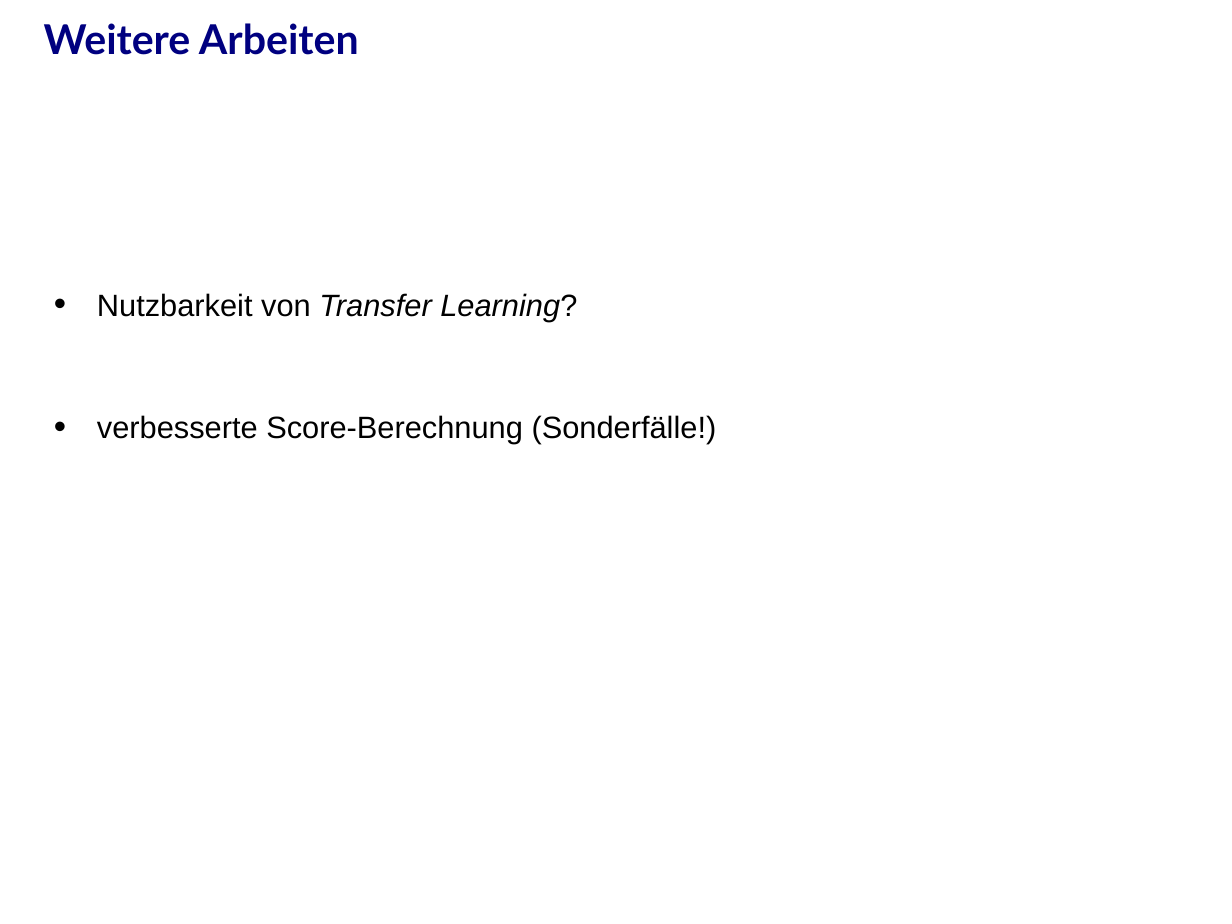
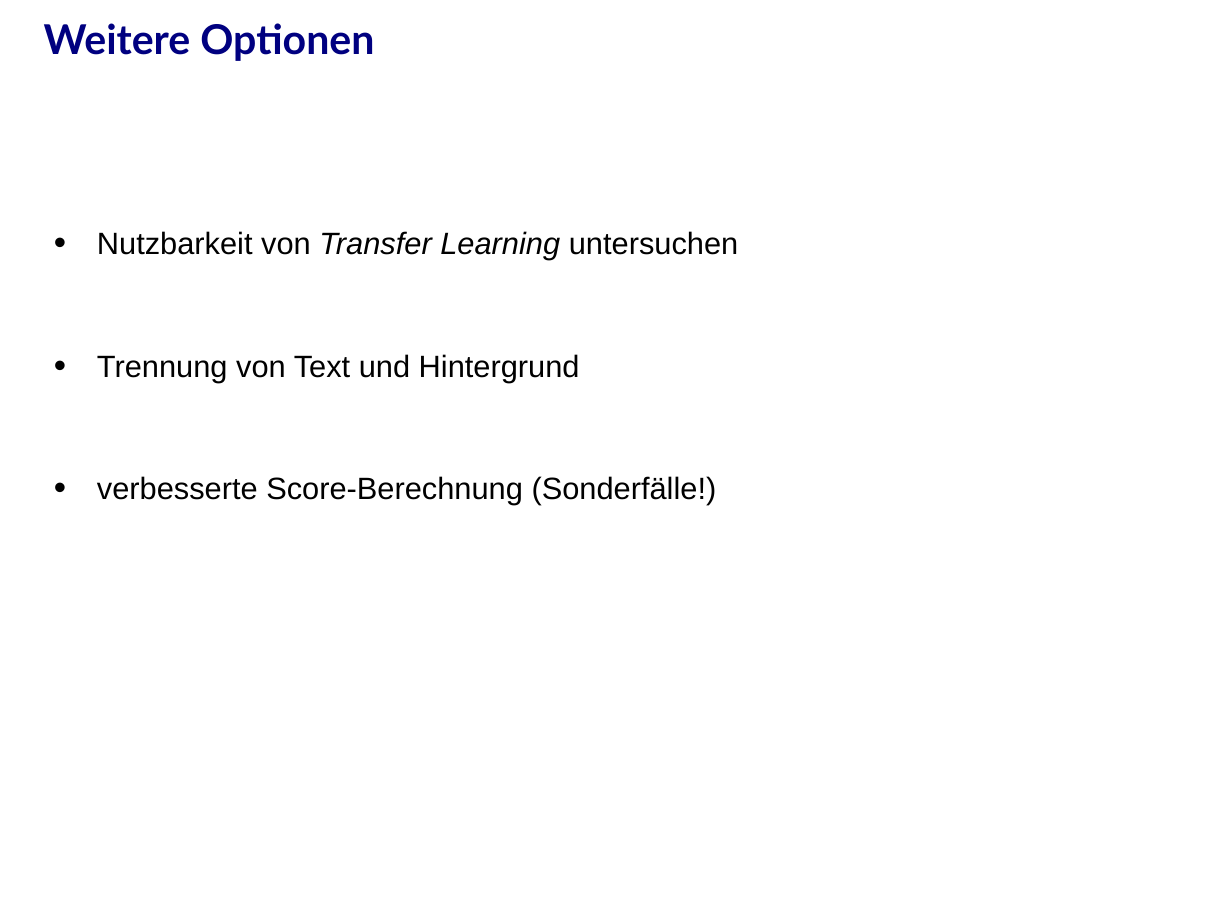
Before and after one commit to j-stephan/d960, a slide deck: slide 35 of presentation/presentation.odp (slide 32 before the commit). Drawn at 1232x924 pixels with LibreOffice and Linux fonts; fonts in the diff are those of the drawing; background and template pictures are left out. Boxes give left, top, right and bottom in pixels: in the first picture for what was removed or moved away, otherwise in the second. Text is boxed around its words. In the diff, an @@ line names an element or a change of style, - is before the commit and + after.

```diff
--- a/presentation/presentation.odp
+++ b/presentation/presentation.odp
@@ title at (x1=44, y1=23, x2=374, y2=61): text changed @@
-Weitere Arbeiten
+Weitere Optionen
@@ text at (x1=97, y1=231, x2=738, y2=382): text changed; italic off @@
-• Nutzbarkeit von Transfer Learning?
+• Nutzbarkeit von Transfer Learning untersuchen
+• Trennung von Text und Hintergrund
```
Also in this commit, not shown: 14 other slides changed, 7 slides added, 4 slides removed, 1 other file.
